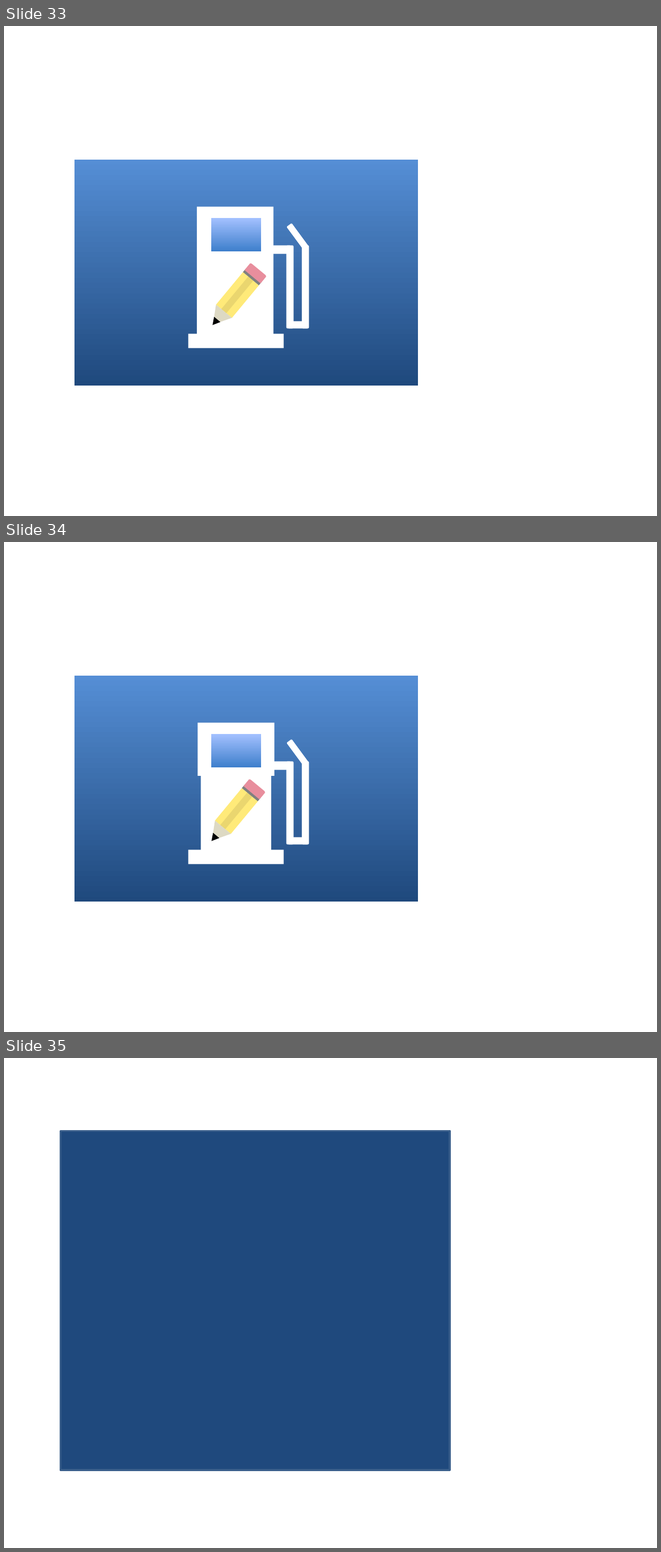
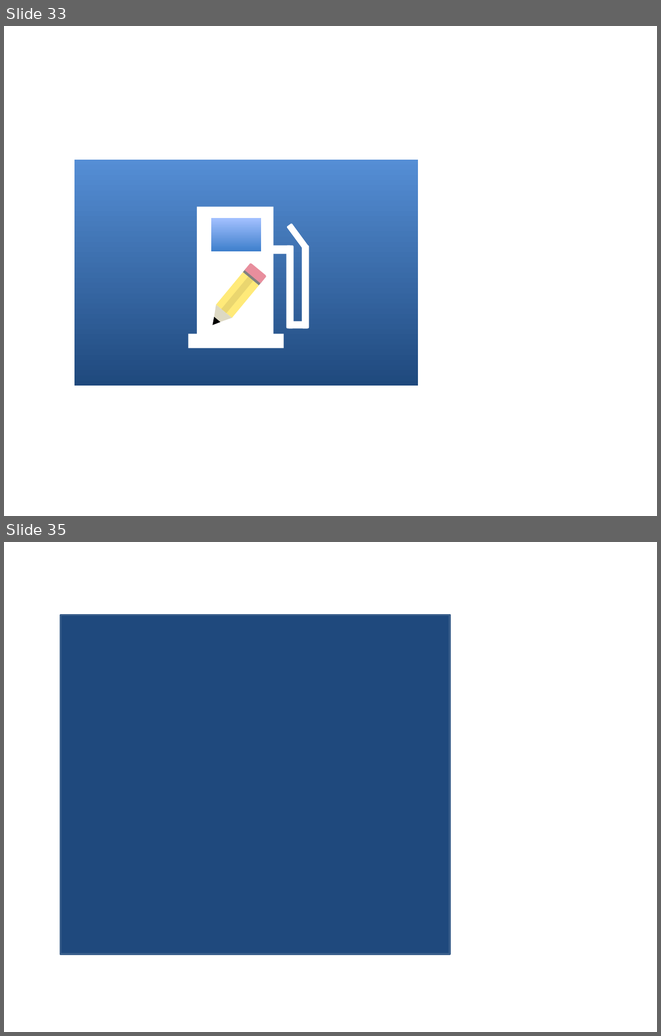
Before and after one commit to evanspa/GasJot-ios, a slide deck: drawings/drawings.pptx. Shown one above the other, each under a label of ours: slides 33, 34 and 35 before the commit, slides 33 and 35 after it; the slides between them are not shown. The pictures are 661x1552 and 661x1036 pixels, drawn with LibreOffice and Linux fonts; fonts in the diff are those of the drawing. Boxes give left, top, right and bottom in pixels: in the first picture for what was removed or moved away, otherwise in the second. Text is boxed around its words. In the diff, an @@ line names an element or a change of style, - is before the commit and + after.

```diff
--- a/drawings/drawings.pptx
+++ b/drawings/drawings.pptx
@@ slide 34 removed at [4,542,657,1032], background #FFFFFF @@
@@ rectangle removed at [74,675,418,901] @@
@@ rectangle removed at [198,723,274,776] @@
@@ rectangle removed at [211,733,261,767] @@
@@ rounded rectangle removed at [286,739,309,767] @@
@@ rounded rectangle removed at [266,761,291,770] @@
@@ rounded rectangle removed at [286,761,293,844] @@
@@ rounded rectangle removed at [302,761,309,844] @@
@@ rectangle removed at [201,770,272,855] @@
@@ group removed at [204,778,266,847]: 4 rectangles, 2 triangles, 1 rounded rectangle @@
@@ rounded rectangle removed at [288,837,309,844] @@
@@ rectangle removed at [188,849,283,864] @@
```
Also in this commit, not shown: 1 slide added, 31 other files.
